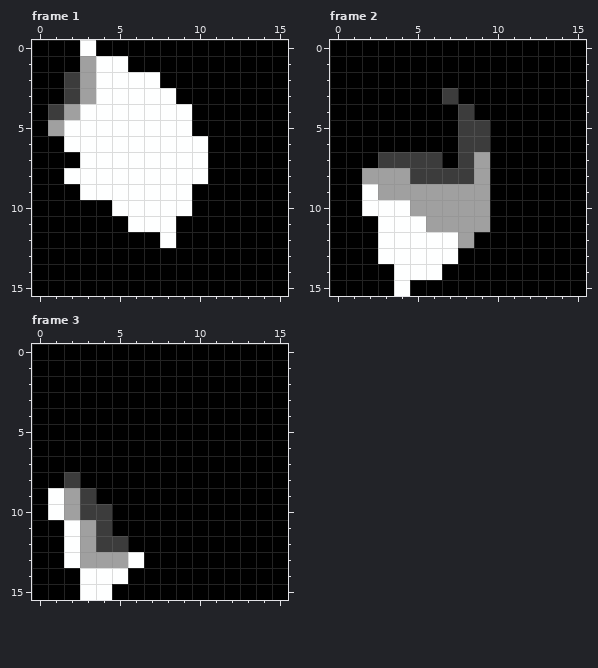
Two versions of one pixel-art file, art/sprite_tiles/dagger_east.aseprite. The first picture shows the starting point.
16x16 pixels, 4 frames. Shown: frame 1, frame 2, frame 3.
After the commit:
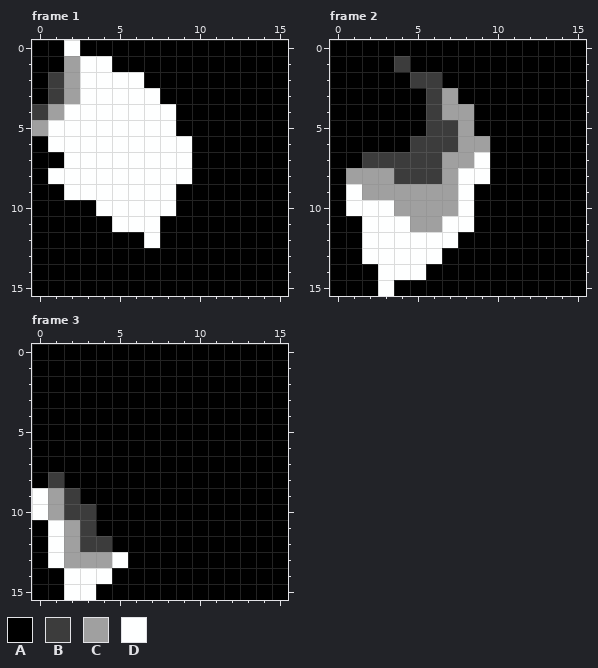
Palette (. is transparent): A #000000  B #3c3c3c  C #a0a0a0  D #feffff
Changes in this commit:
--- frame 1
@@ x 0..15 @@
- 0 AAADAAAAAAAAAAAA
- 1 AAACDDAAAAAAAAAA
- 2 AABCDDDDAAAAAAAA
- 3 AABCDDDDDAAAAAAA
- 4 ABCDDDDDDDAAAAAA
- 5 ACDDDDDDDDAAAAAA
- 6 AADDDDDDDDDAAAAA
- 7 AAADDDDDDDDAAAAA
- 8 AADDDDDDDDDAAAAA
- 9 AAADDDDDDDAAAAAA
-10 AAAAADDDDDAAAAAA
-11 AAAAAADDDAAAAAAA
-12 AAAAAAAADAAAAAAA
+ 0 AADAAAAAAAAAAAAA
+ 1 AACDDAAAAAAAAAAA
+ 2 ABCDDDDAAAAAAAAA
+ 3 ABCDDDDDAAAAAAAA
+ 4 BCDDDDDDDAAAAAAA
+ 5 CDDDDDDDDAAAAAAA
+ 6 ADDDDDDDDDAAAAAA
+ 7 AADDDDDDDDAAAAAA
+ 8 ADDDDDDDDDAAAAAA
+ 9 AADDDDDDDAAAAAAA
+10 AAAADDDDDAAAAAAA
+11 AAAAADDDAAAAAAAA
+12 AAAAAAADAAAAAAAA
 13 AAAAAAAAAAAAAAAA
--- frame 2
@@ x 0..15 @@
  0 AAAAAAAAAAAAAAAA
- 1 AAAAAAAAAAAAAAAA
- 2 AAAAAAAAAAAAAAAA
- 3 AAAAAAABAAAAAAAA
- 4 AAAAAAAABAAAAAAA
- 5 AAAAAAAABBAAAAAA
- 6 AAAAAAAABBAAAAAA
- 7 AAABBBBABCAAAAAA
- 8 AACCCBBBBCAAAAAA
- 9 AADCCCCCCCAAAAAA
-10 AADDDCCCCCAAAAAA
-11 AAADDDCCCCAAAAAA
-12 AAADDDDDCAAAAAAA
-13 AAADDDDDAAAAAAAA
-14 AAAADDDAAAAAAAAA
-15 AAAADAAAAAAAAAAA
+ 1 AAAABAAAAAAAAAAA
+ 2 AAAAABBAAAAAAAAA
+ 3 AAAAAABCAAAAAAAA
+ 4 AAAAAABCCAAAAAAA
+ 5 AAAAAABBCAAAAAAA
+ 6 AAAAABBBCCAAAAAA
+ 7 AABBBBBCCDAAAAAA
+ 8 ACCCBBBCDDAAAAAA
+ 9 ADCCCCCCDAAAAAAA
+10 ADDDCCCCDAAAAAAA
+11 AADDDCCDDAAAAAAA
+12 AADDDDDDAAAAAAAA
+13 AADDDDDAAAAAAAAA
+14 AAADDDAAAAAAAAAA
+15 AAADAAAAAAAAAAAA
--- frame 3
@@ x 0..8 @@
  7 AAAAAAAAA
- 8 AABAAAAAA
- 9 ADCBAAAAA
-10 ADCBBAAAA
-11 AADCBAAAA
-12 AADCBBAAA
-13 AADCCCDAA
-14 AAADDDAAA
-15 AAADDAAAA
+ 8 ABAAAAAAA
+ 9 DCBAAAAAA
+10 DCBBAAAAA
+11 ADCBAAAAA
+12 ADCBBAAAA
+13 ADCCCDAAA
+14 AADDDAAAA
+15 AADDAAAAA
Boxes around the changes in both pictures, in picture pixels (x1, y1, x2, y2):
changed: (32, 40, 208, 248)
changed: (346, 56, 490, 296)
changed: (32, 472, 144, 600)
